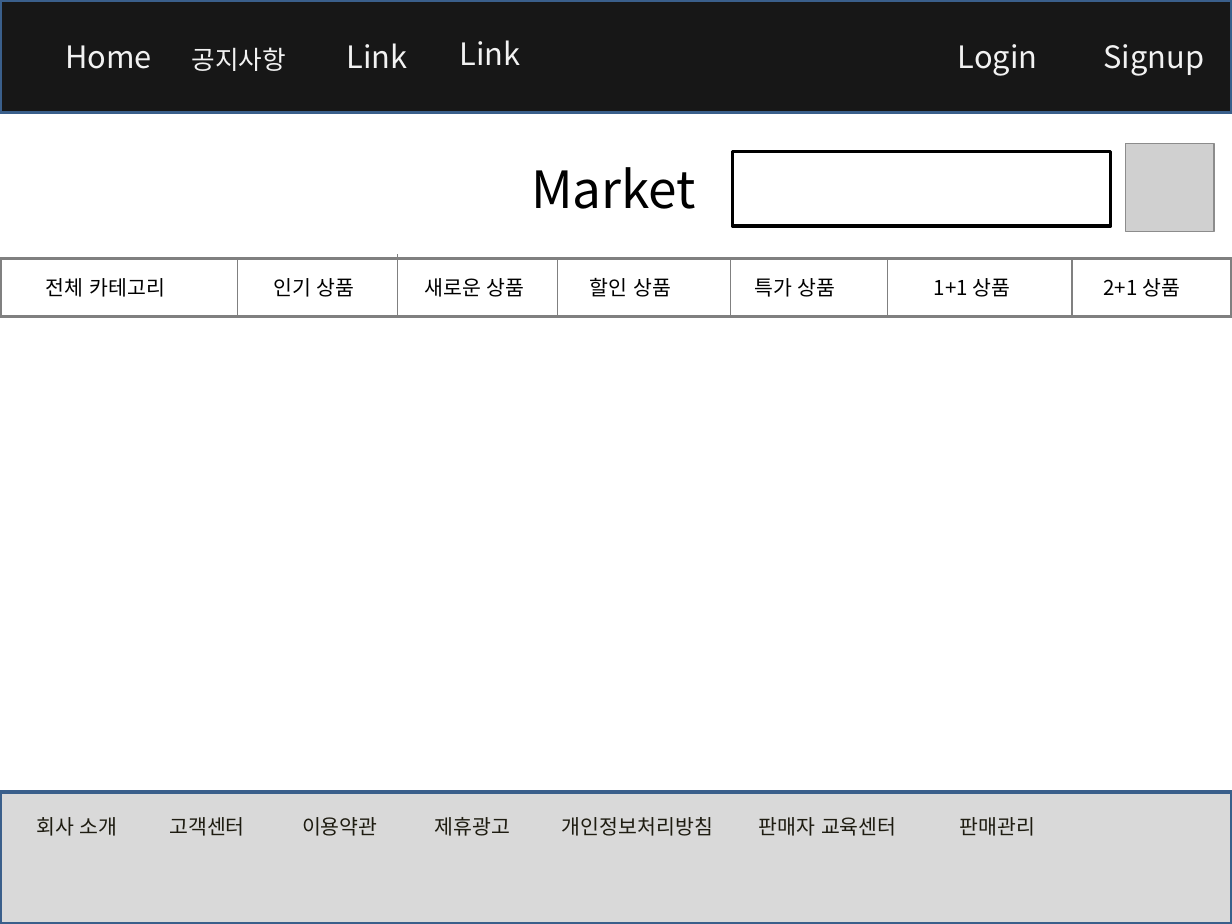
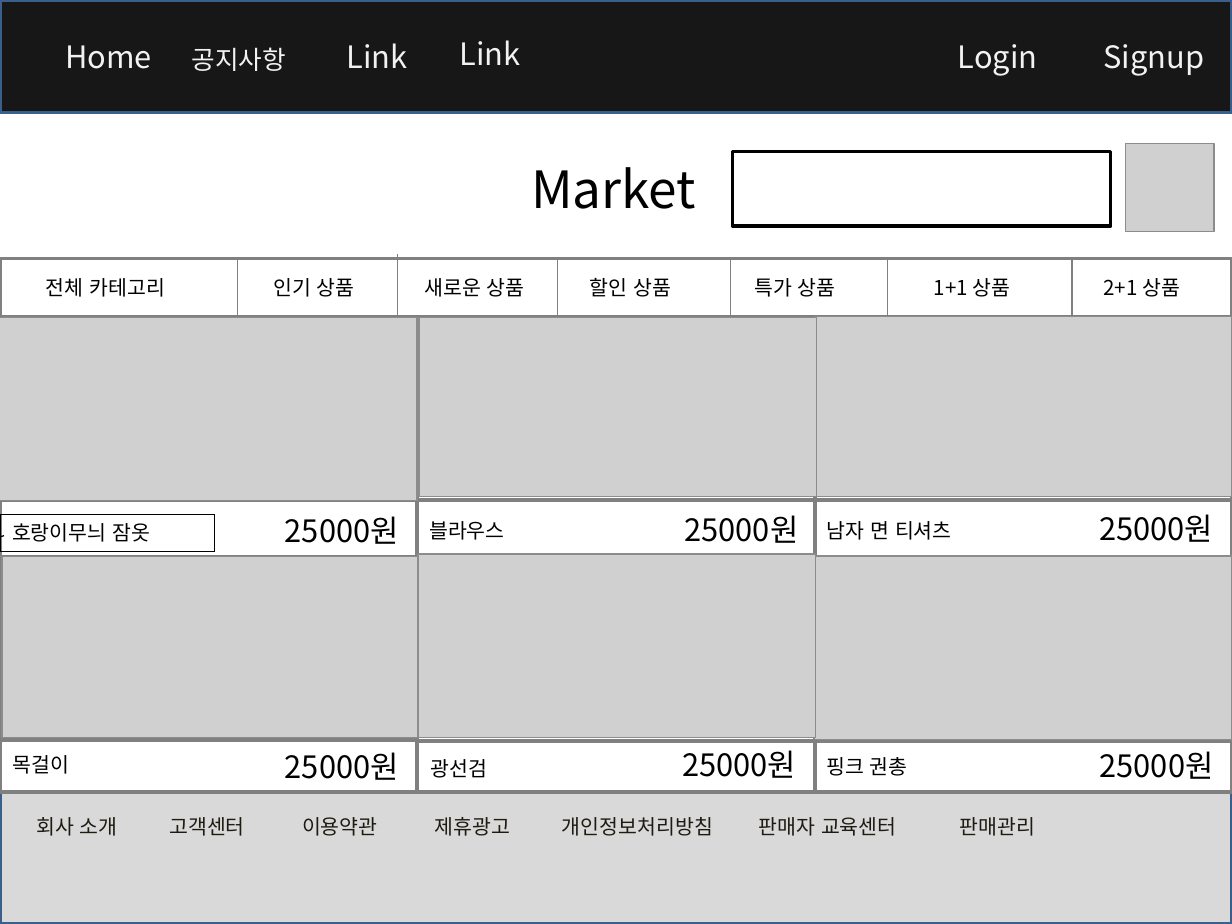
Before and after one commit to rosangels2/market, a slide deck: slide 1 of 포트폴리오/스토리보드/스토리보드.pptx (slide 2 before the commit). Drawn at 1232x924 pixels with LibreOffice and Linux fonts; fonts in the diff are those of the drawing; grey boxes stand for pictures. Boxes give left, top, right and bottom in pixels: in the first picture for what was removed or moved away, otherwise in the second. Text is boxed around its words. In the diff, an @@ line names an element or a change of style, - is before the commit and + after.

```diff
--- a/포트폴리오/스토리보드/스토리보드.pptx
+++ b/포트폴리오/스토리보드/스토리보드.pptx
@@ rectangle added at (0, 317, 418, 559), fill #FFFFFF, outline #808080 2 pt @@
@@ rectangle added at (0, 318, 418, 501), fill #FFFFFF, outline #808080 2 pt @@
@@ picture added at (0, 318, 416, 501) @@
@@ rectangle added at (418, 318, 816, 559), fill #FFFFFF, outline #808080 2 pt @@
@@ rectangle added at (418, 317, 816, 500), fill #FFFFFF, outline #808080 2 pt @@
@@ picture added at (419, 318, 817, 496) @@
@@ rectangle added at (814, 318, 1232, 559), fill #FFFFFF, outline #808080 2 pt @@
@@ picture added at (814, 317, 1232, 496) @@
@@ rectangle added at (816, 317, 1232, 500), fill #FFFFFF, outline #808080 2 pt @@
@@ rectangle added at (0, 514, 214, 551), outline #000000 0.75 pt, 12 pt, text #000000 @@
+호랑이무늬 잠옷
@@ line added from (0, 561) to (4, 536), #000000 0.75 pt @@
@@ text added at (285, 516, 399, 544), 18 pt, text #000000 @@
+25000원
@@ text added at (429, 521, 504, 540), 12 pt, text #000000 @@
+블라우스
@@ text added at (685, 515, 799, 543), 18 pt, text #000000 @@
+25000원
@@ text added at (827, 521, 952, 540), 12 pt, text #000000 @@
+남자 면 티셔츠
@@ text added at (1099, 514, 1213, 542), 18 pt, text #000000 @@
+25000원
@@ rectangle added at (0, 559, 418, 792), fill #FFFFFF, outline #808080 2 pt @@
@@ rectangle added at (0, 557, 418, 740), fill #FFFFFF, outline #808080 2 pt @@
@@ picture added at (2, 557, 419, 738) @@
@@ rectangle added at (418, 559, 816, 792), fill #FFFFFF, outline #808080 2 pt @@
@@ rectangle added at (418, 558, 816, 742), fill #FFFFFF, outline #808080 2 pt @@
@@ picture added at (418, 554, 816, 738) @@
@@ rectangle added at (814, 559, 1232, 792), fill #FFFFFF, outline #808080 2 pt @@
@@ picture added at (814, 556, 1232, 739) @@
@@ rectangle added at (816, 558, 1232, 742), fill #FFFFFF, outline #808080 2 pt @@
@@ text added at (13, 755, 70, 774), 12 pt, text #000000 @@
+목걸이
@@ text added at (285, 752, 399, 780), 18 pt, text #000000 @@
+25000원
@@ text added at (431, 759, 488, 778), 12 pt, text #000000 @@
+광선검
@@ text added at (682, 750, 796, 778), 18 pt, text #000000 @@
+25000원
@@ text added at (826, 757, 908, 776), 12 pt, text #000000 @@
+핑크 권총
@@ text added at (1100, 751, 1214, 779), 18 pt, text #000000 @@
+25000원
```
Also in this commit, not shown: 1 other slide changed, 31 slides added, 10 other files.
